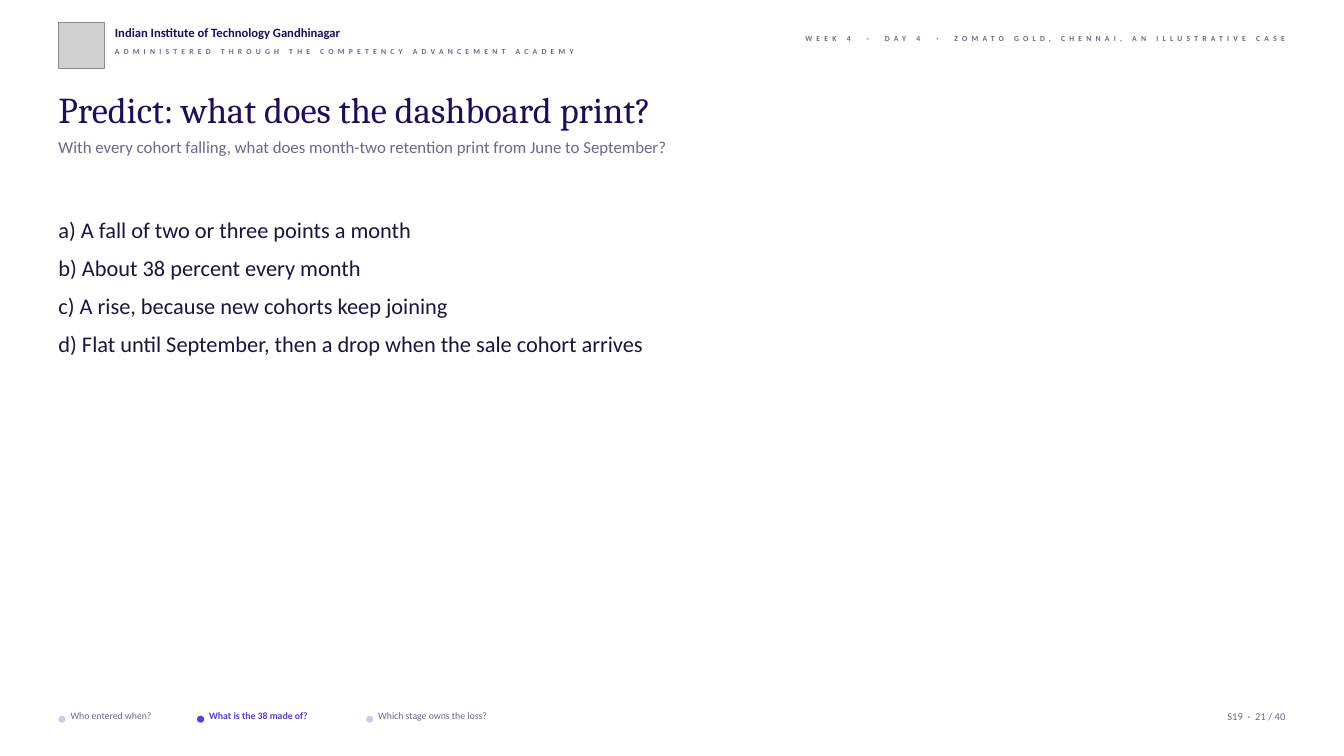
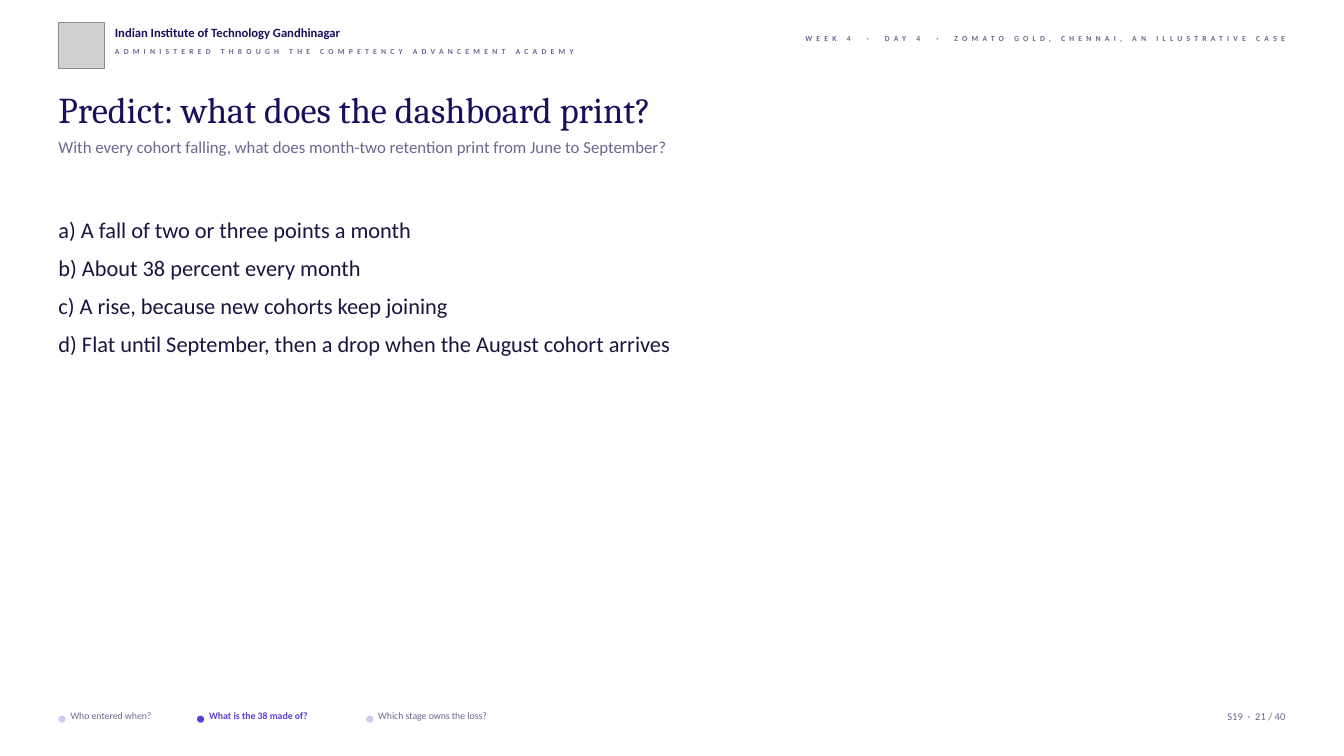
Before and after one commit to fde-academy-lab/c2-content-factory, a slide deck: slide 21 of content/W04/D4/slides/C2_W04_D04_half1_STUDENT.pptx. Drawn at 1344x756 pixels with LibreOffice and Linux fonts; fonts in the diff are those of the drawing; grey boxes stand for pictures; background and template pictures are left out. Boxes give left, top, right and bottom in pixels: in the first picture for what was removed or moved away, otherwise in the second. Text is boxed around its words. In the diff, an @@ line names an element or a change of style, - is before the commit and + after.

```diff
--- a/content/W04/D4/slides/C2_W04_D04_half1_STUDENT.pptx
+++ b/content/W04/D4/slides/C2_W04_D04_half1_STUDENT.pptx
@@ text at box(58, 336, 670, 356): text changed @@
-d) Flat until September, then a drop when the sale cohort arrives
+d) Flat until September, then a drop when the August cohort arrives
```
Also in this commit, not shown: 6 other slides changed, 36 other files.
